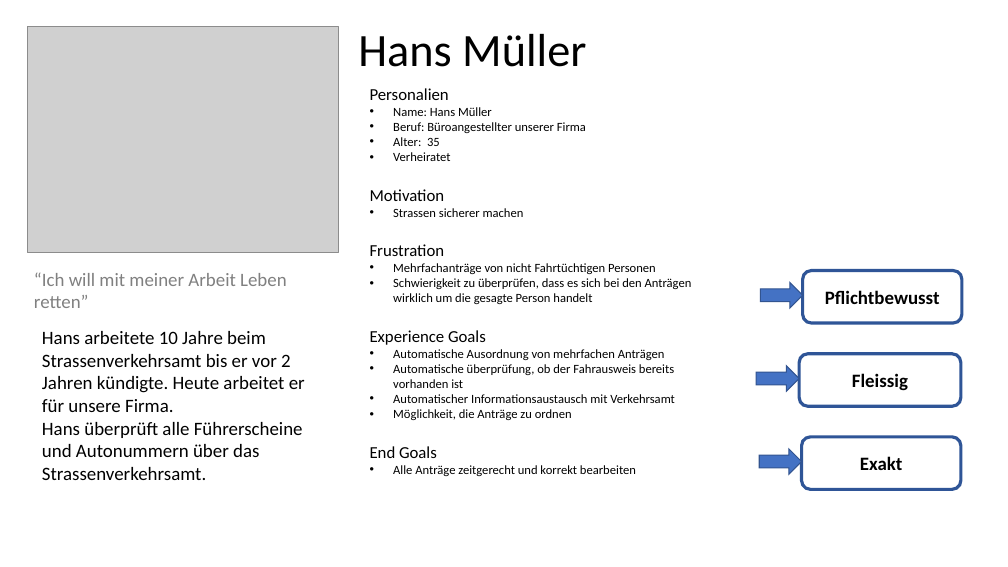
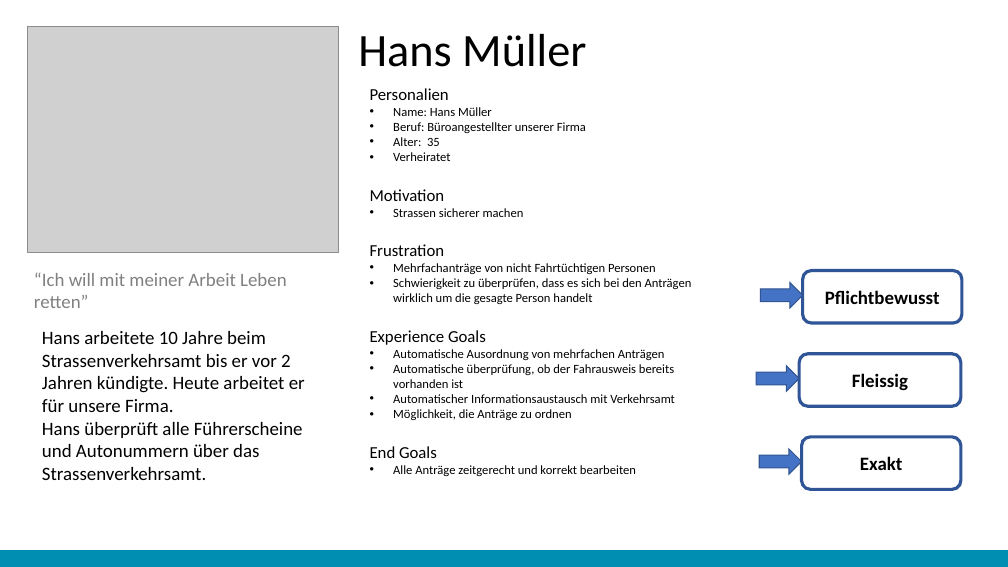
Before and after one commit to christopherchristensen/summaries, a slide deck: slide 10 of usab/Präsentation.pptx (slide 5 before the commit). Drawn at 1008x567 pixels with LibreOffice and Linux fonts; fonts in the diff are those of the drawing; grey boxes stand for pictures. Boxes give left, top, right and bottom in pixels: in the first picture for what was removed or moved away, otherwise in the second. Text is boxed around its words. In the diff, an @@ line names an element or a change of style, - is before the commit and + after.

```diff
--- a/usab/Präsentation.pptx
+++ b/usab/Präsentation.pptx
@@ rectangle added at (0,551,1008,567), fill #008EB3 @@
```
Also in this commit, not shown: 11 other slides changed, 5 slides added, 1 other file.
